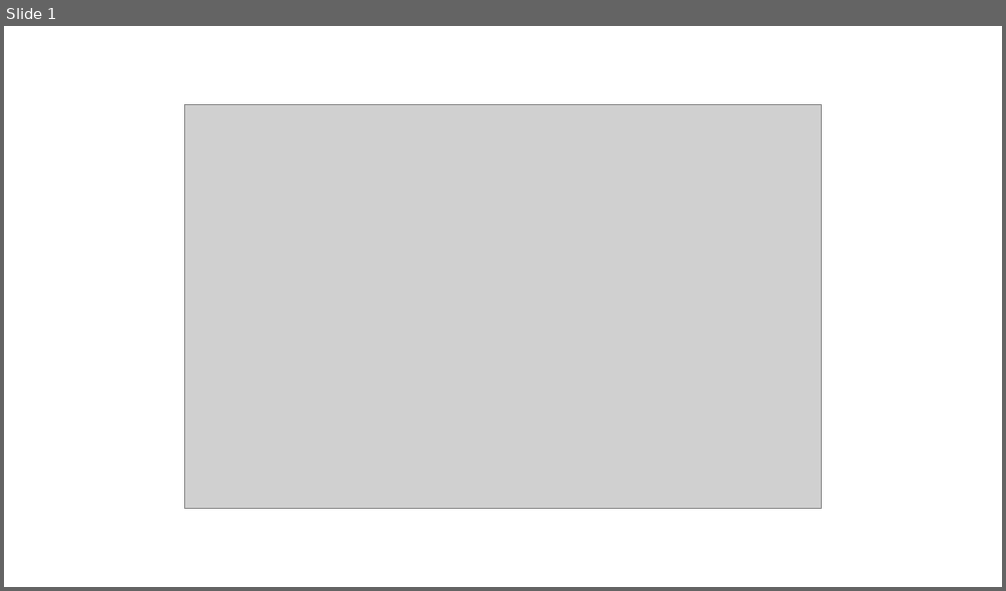
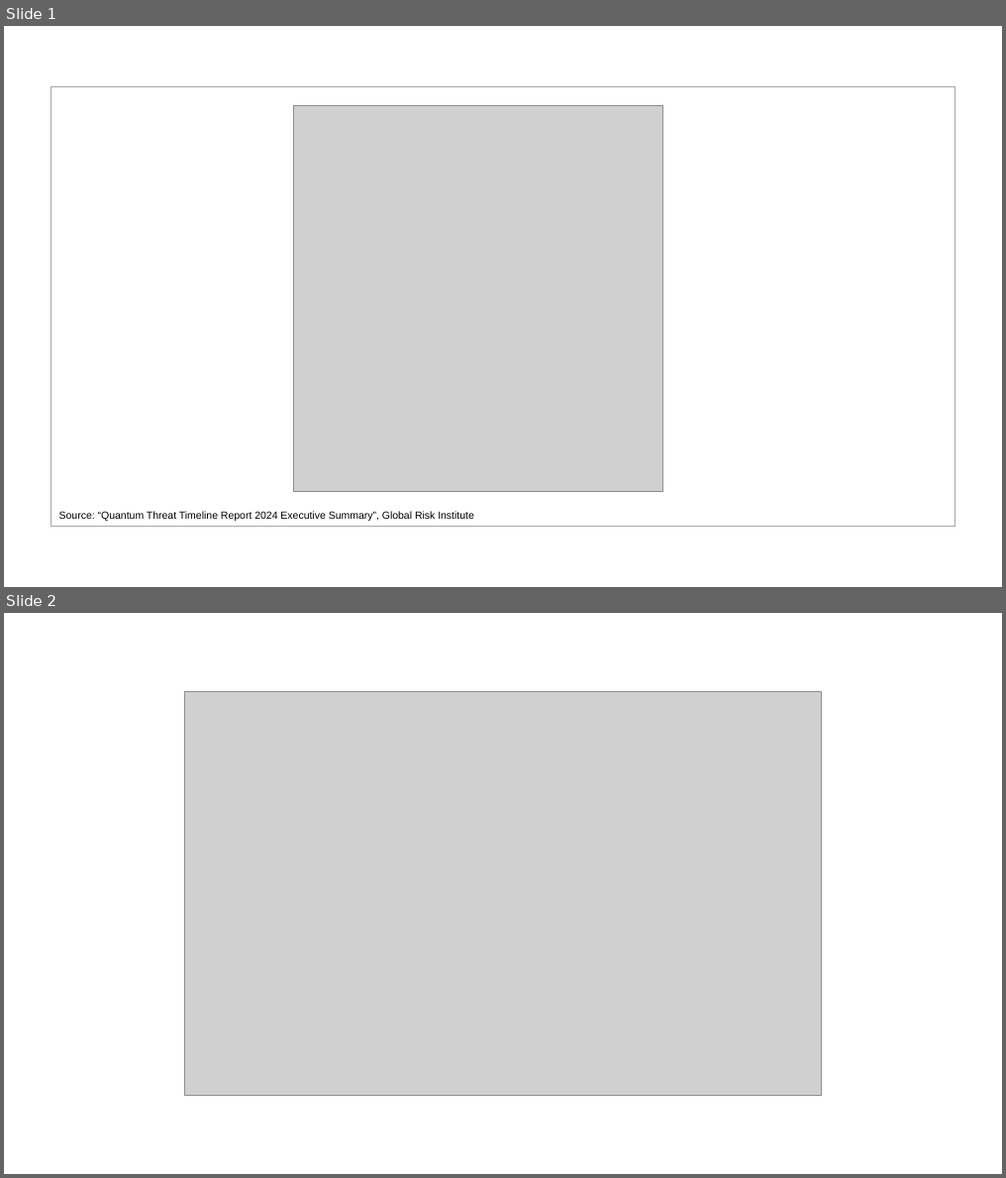
Before and after one commit to brunorijsman/dske-python, a slide deck: docs/figures/figures.pptx. Shown one above the other, each under a label of ours: slide 1 before the commit, slides 1 and 2 after it. The pictures are 1006x591 and 1006x1178 pixels, drawn with LibreOffice and Linux fonts; fonts in the diff are those of the drawing; grey boxes stand for pictures. Boxes give left, top, right and bottom in pixels: in the first picture for what was removed or moved away, otherwise in the second. Text is boxed around its words. In the diff, an @@ line names an element or a change of style, - is before the commit and + after.

```diff
--- a/docs/figures/figures.pptx
+++ b/docs/figures/figures.pptx
@@ slide 1 added at [4,26,1002,587], background #FFFFFF @@
@@ rectangle added at [52,86,955,527], outline #A6A6A6 0.75 pt @@
@@ picture added at [294,105,663,492] @@
@@ text added at [59,511,474,521], 10 pt, text #000000 @@
+Source: “Quantum Threat Timeline Report 2024 Executive Summary”, Global Risk Institute
@@ what was slide 1 is now slide 2 @@
```
Also in this commit, not shown: 16 other files.
